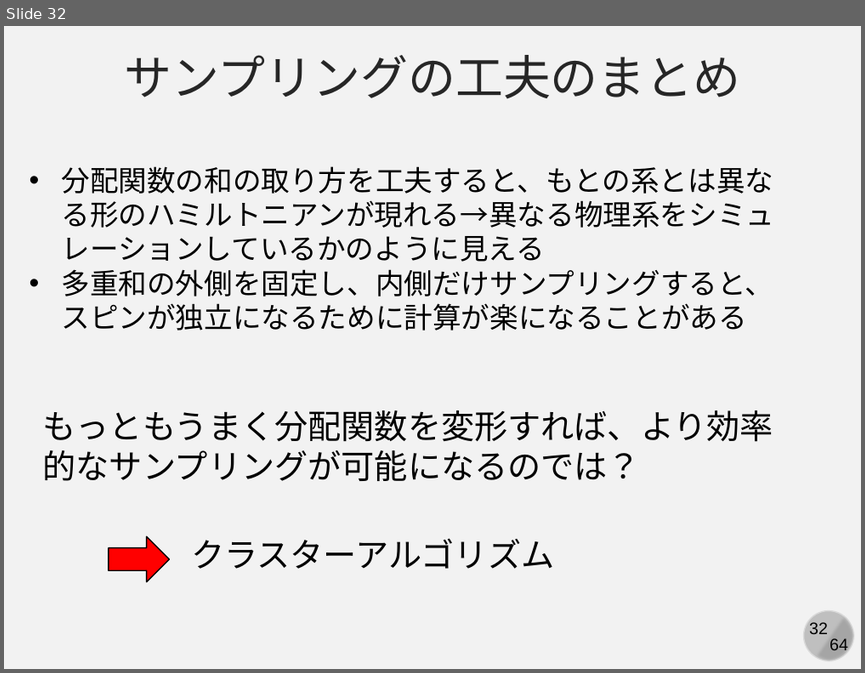
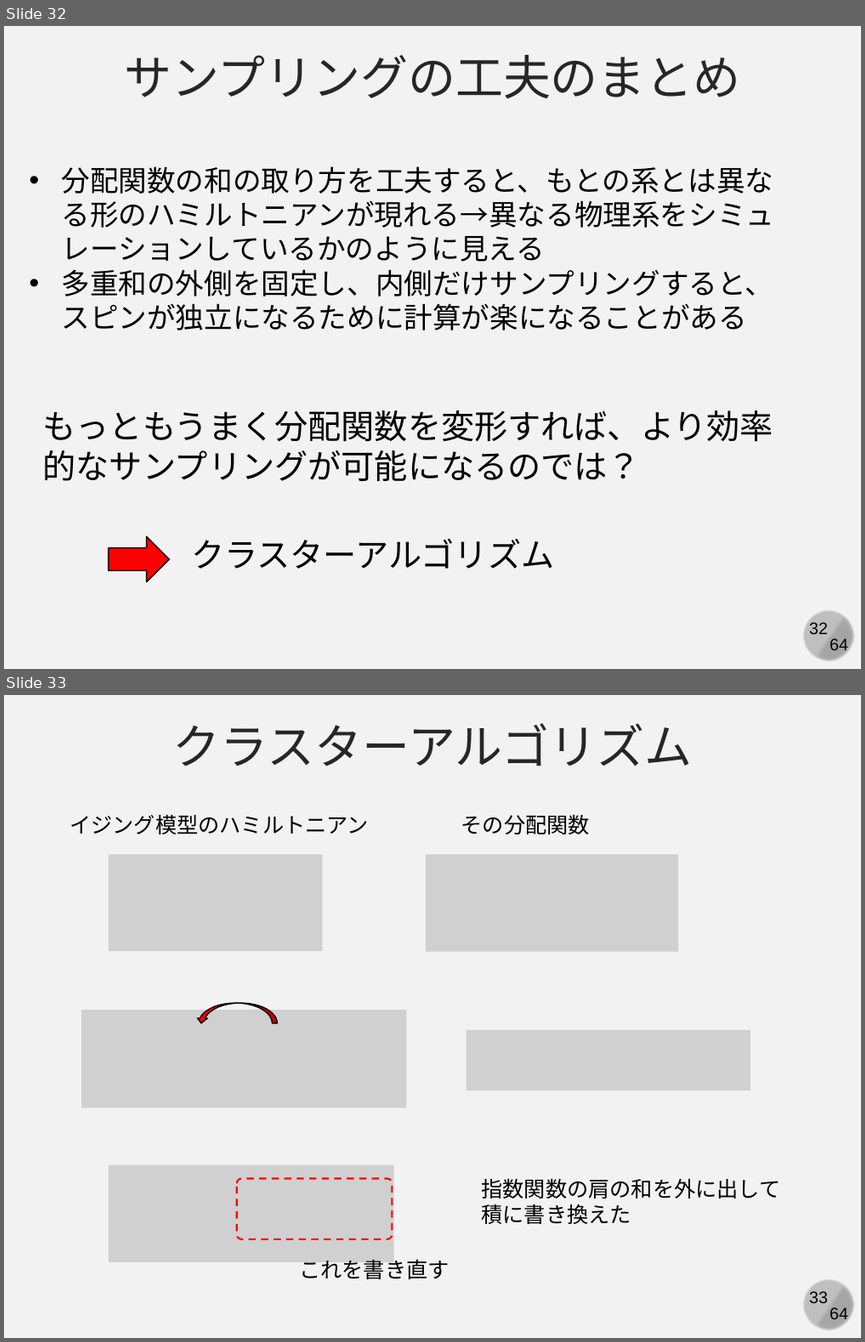
Before and after one commit to kaityo256/simulation_engineering, a slide deck: 04_mc_advanced/simulation04.pptx. Shown one above the other, each under a label of ours: slide 32 before the commit, slides 32 and 33 after it. The pictures are 865x673 and 865x1342 pixels, drawn with LibreOffice and Linux fonts; fonts in the diff are those of the drawing; grey boxes stand for pictures. Boxes give left, top, right and bottom in pixels: in the first picture for what was removed or moved away, otherwise in the second. Text is boxed around its words. In the diff, an @@ line names an element or a change of style, - is before the commit and + after.

Commit message:
updates

```diff
--- a/04_mc_advanced/simulation04.pptx
+++ b/04_mc_advanced/simulation04.pptx
@@ slide 33 added at (4,695,861,1338), background #F2F2F2; not listed: 4 template elements that a slide beside it also shows @@
@@ text added at (173,723,692,766), 40 pt, text #262626 @@
+クラスターアルゴリズム
@@ text added at (69,814,369,834), 18 pt, text #000000 @@
+イジング模型のハミルトニアン
@@ text added at (461,814,590,834), 18 pt, text #000000 @@
+その分配関数
@@ picture added at (109,854,322,951) @@
@@ picture added at (426,854,678,951) @@
@@ picture added at (82,1009,407,1107) @@
@@ curved down arrow added at (196,1003,277,1023), fill #FF0000, outline #000000 1 pt @@
@@ picture added at (466,1030,750,1091) @@
@@ picture added at (109,1164,394,1261) @@
@@ rounded rectangle added at (237,1179,392,1239), outline #FF0000 1.5 pt dashed @@
@@ text added at (482,1178,781,1224), 18 pt, text #000000 @@
+指数関数の肩の和を外に出して
+積に書き換えた
@@ text added at (299,1259,449,1279), 18 pt, text #000000 @@
+これを書き直す
```
Also in this commit, not shown: 1 other slide added.
